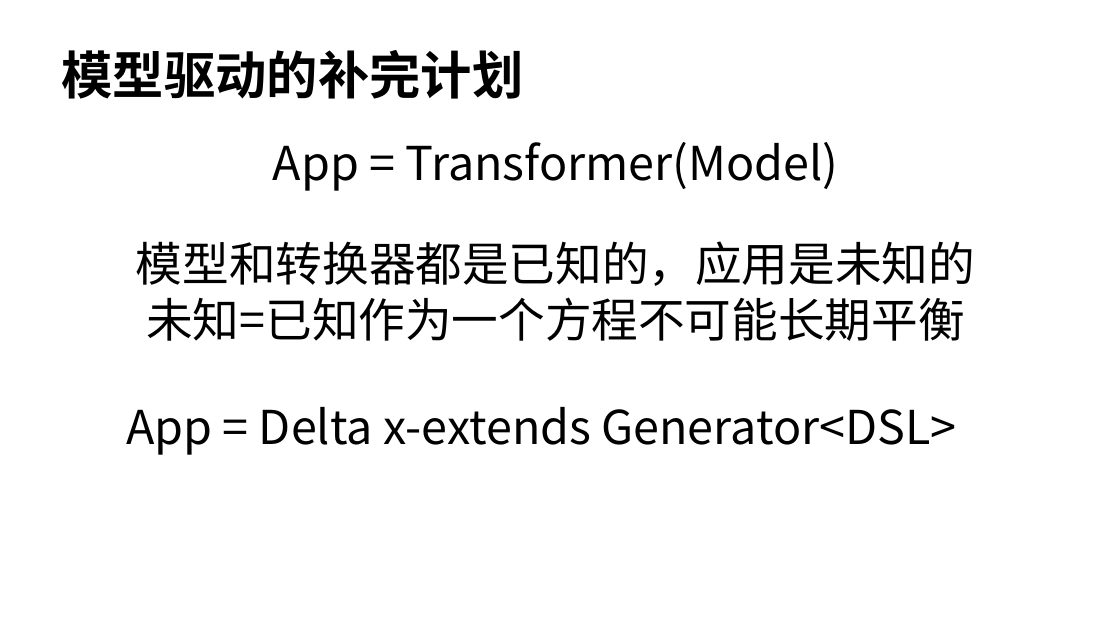
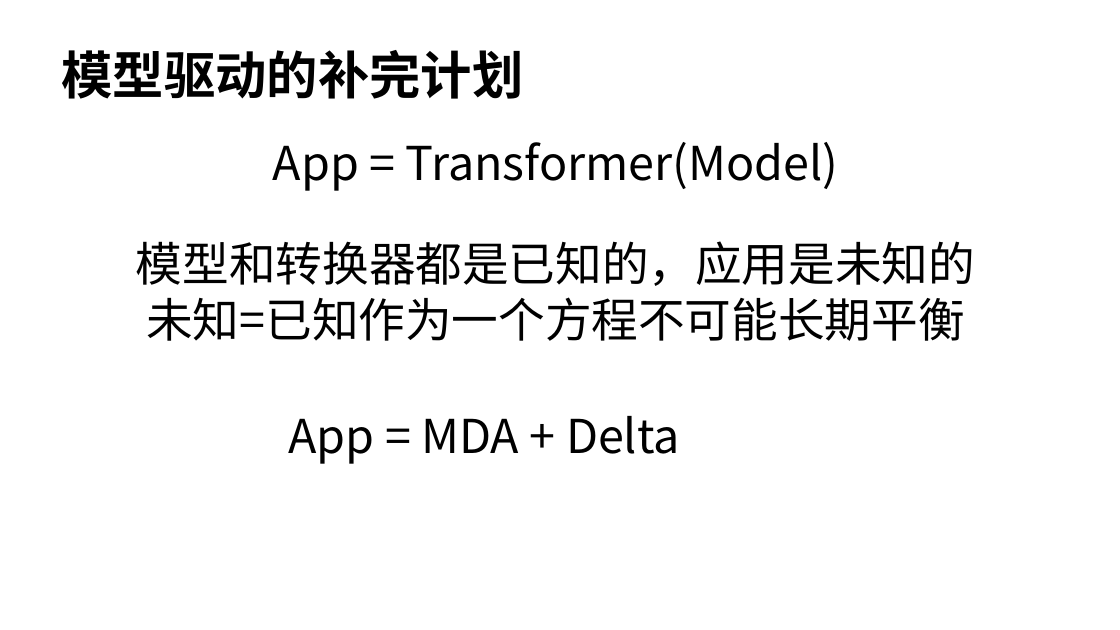
Before and after one commit to entropy-cloud/nop-entropy, a slide deck: slide 17 of docs/ppt/xlang-intro.pptx. Drawn at 1120x630 pixels with LibreOffice and Linux fonts; fonts in the diff are those of the drawing. Boxes give left, top, right and bottom in pixels: in the first picture for what was removed or moved away, otherwise in the second. Text is boxed around its words. In the diff, an @@ line names an element or a change of style, - is before the commit and + after.

```diff
--- a/docs/ppt/xlang-intro.pptx
+++ b/docs/ppt/xlang-intro.pptx
@@ text at <box>289,416,680,464</box>: text changed @@
-App = Delta x-extends Generator<DSL>
+App = MDA + Delta
```
Also in this commit, not shown: 4 other slides changed.
